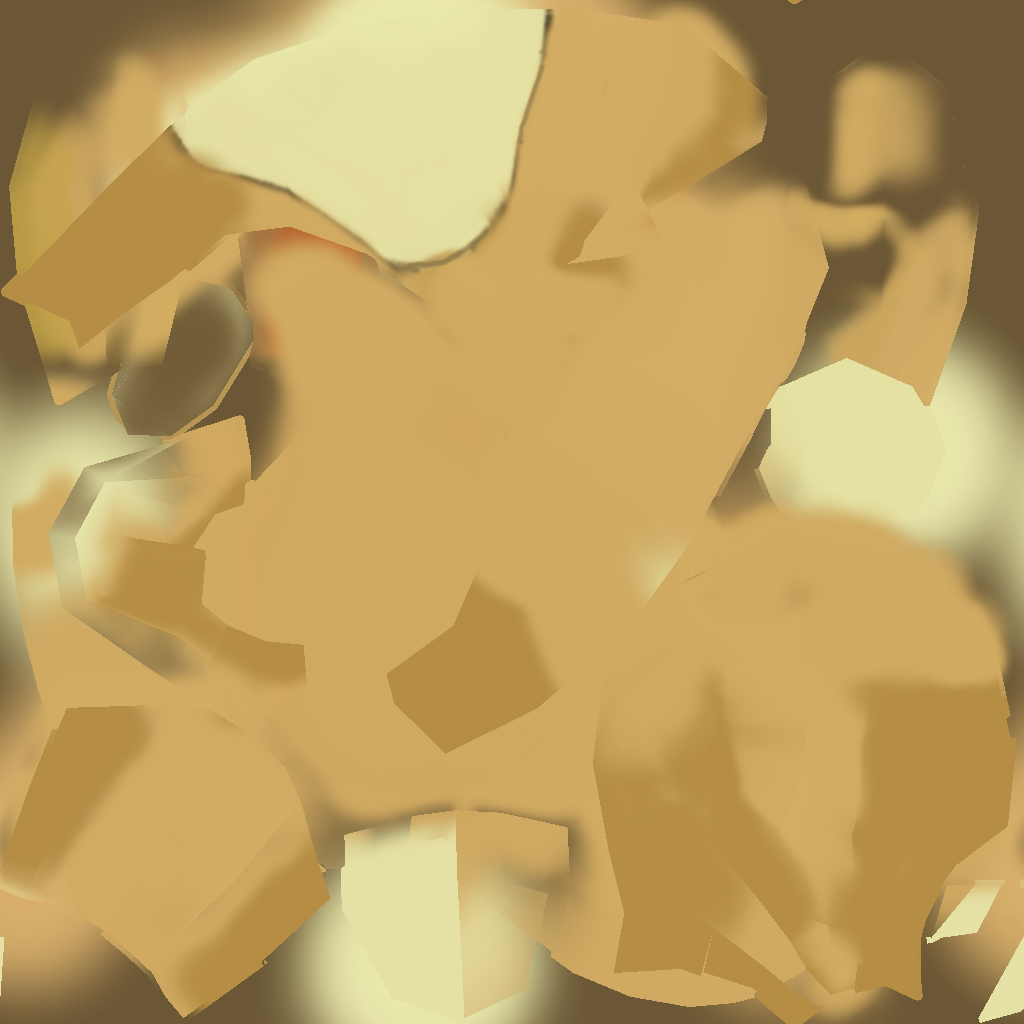
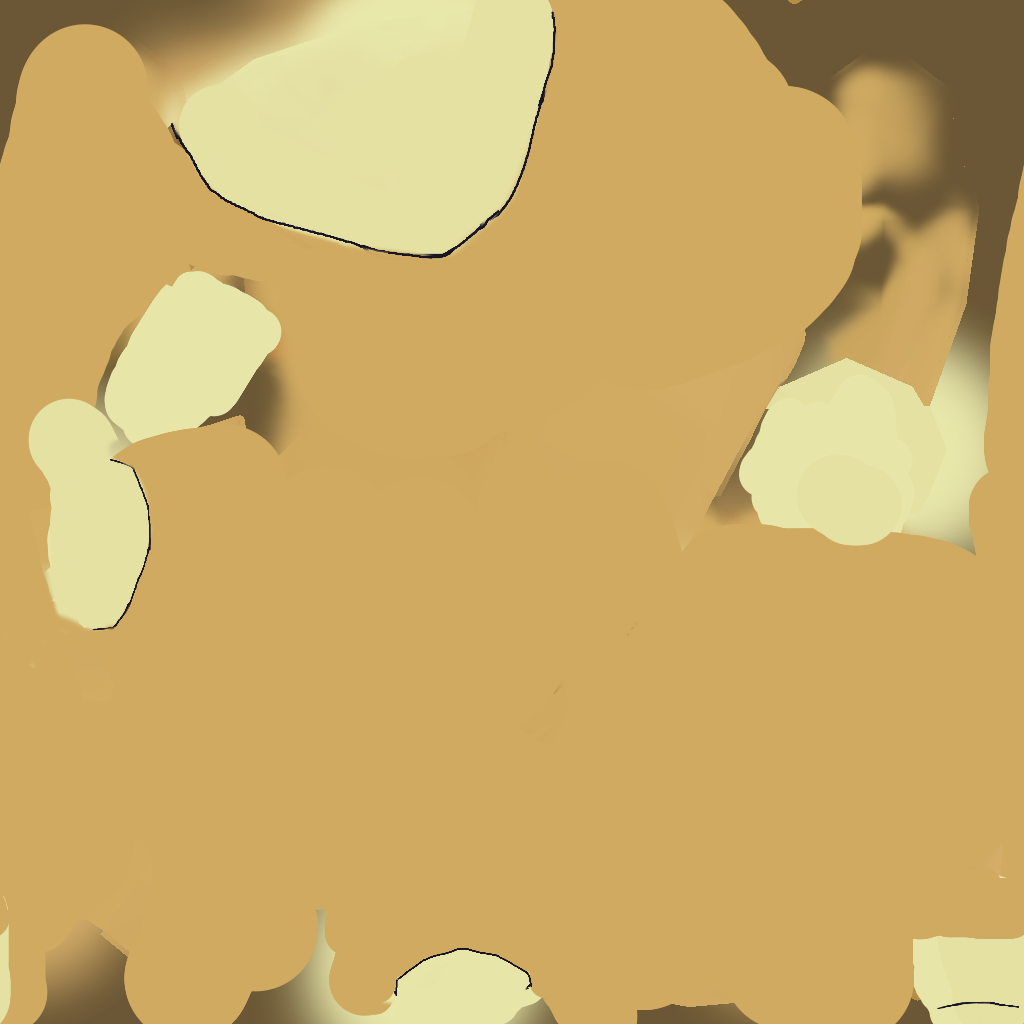
Two versions of the same layered image (1024px x 1024px). Layer-by-layer changes:
added layer "Layer" (1st of 3) above "Layer" over (x1=92, y1=11, x2=1019, y2=1017)
added layer "Layer" (2nd of 3) above "Background" over (x1=0, y1=0, x2=1024, y2=1024)
added layer "Background" above "Layer" over (x1=0, y1=0, x2=1024, y2=1024)
added layer "Layer" (3rd of 3) over (x1=0, y1=0, x2=1024, y2=1024)
